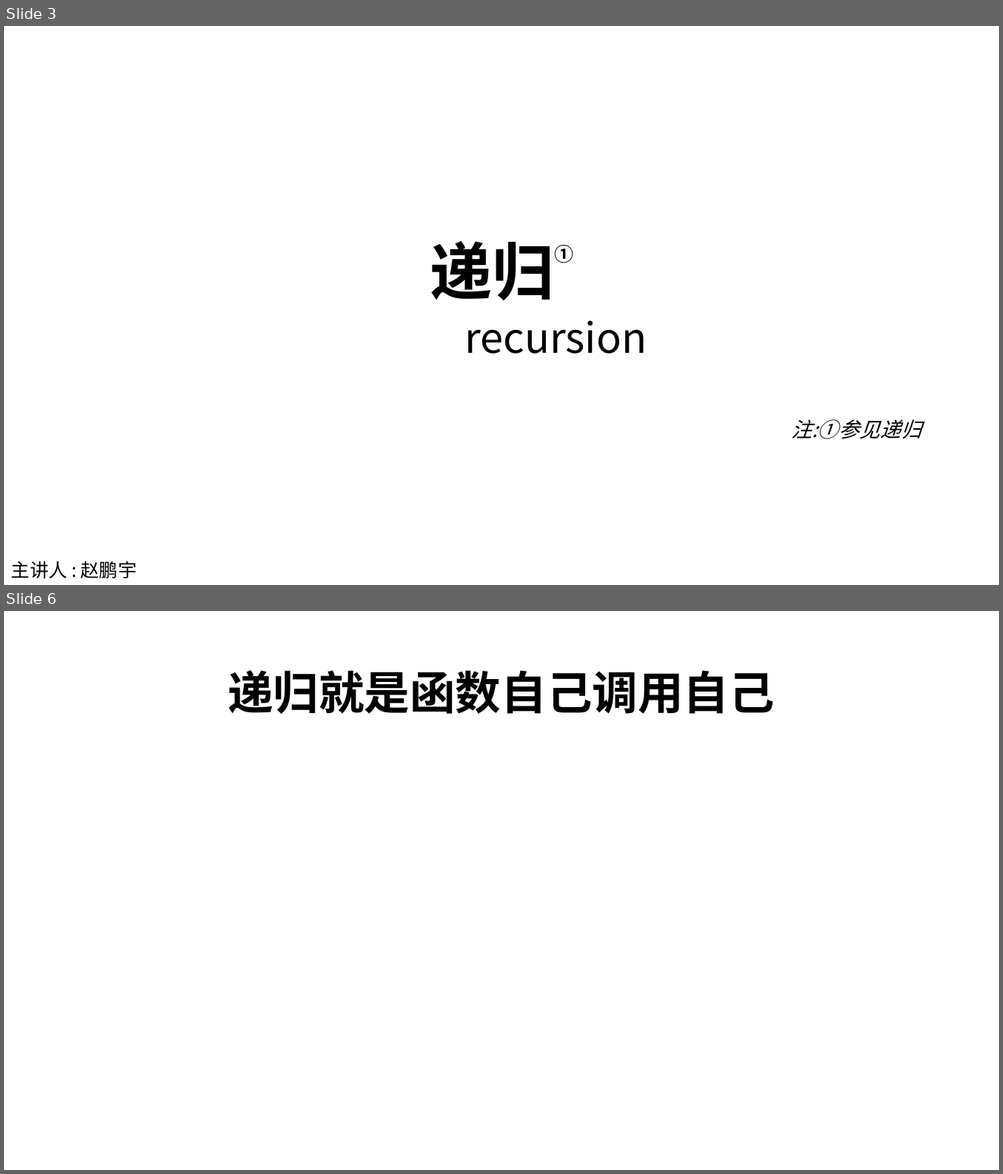
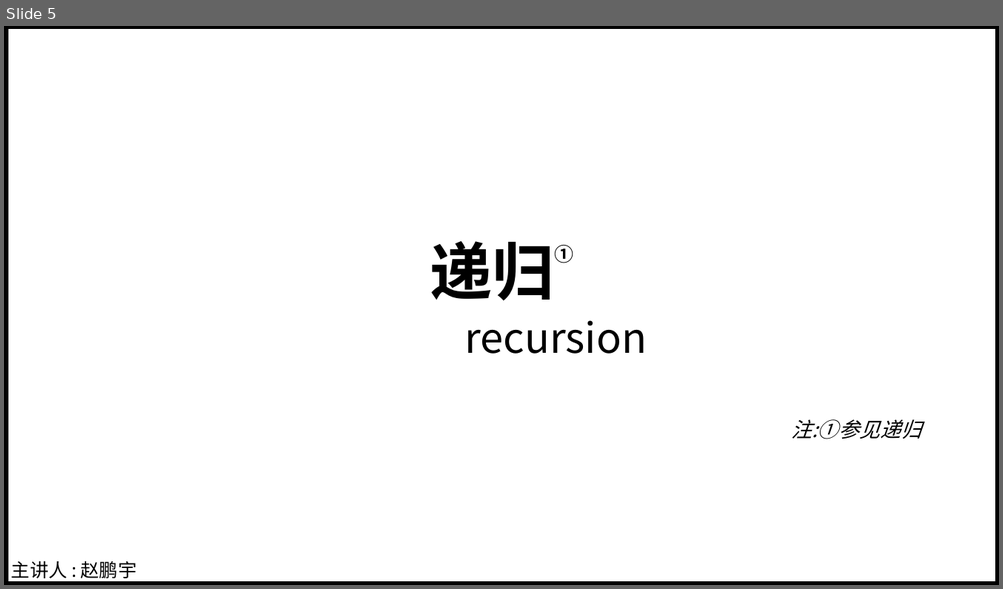
Before and after one commit to ZPYhiahiahia/nxjb-recursion-src, a slide deck: 递归.pptx. Shown one above the other, each under a label of ours: slides 3 and 6 before the commit, slide 5 after it; the slides between them are not shown. The pictures are 1003x1174 and 1003x589 pixels, drawn with LibreOffice and Linux fonts; fonts in the diff are those of the drawing; grey boxes stand for pictures. Boxes give left, top, right and bottom in pixels: in the first picture for what was removed or moved away, otherwise in the second. Text is boxed around its words. In the diff, an @@ line names an element or a change of style, - is before the commit and + after.

```diff
--- a/递归.pptx
+++ b/递归.pptx
@@ slide 6 removed at (4,611,999,1170), background #FFFFFF @@
@@ title removed at (227,670,774,714) @@
-递归就是函数自己调用自己
@@ what was slide 3 is now slide 5 @@
@@ slide 5 changed as well @@
@@ table added at (5,26,998,585), 1 rows, 1 columns @@
+
```
Also in this commit, not shown: 3 other slides changed, 19 slides added, 5 other slides removed, 1 other file.
